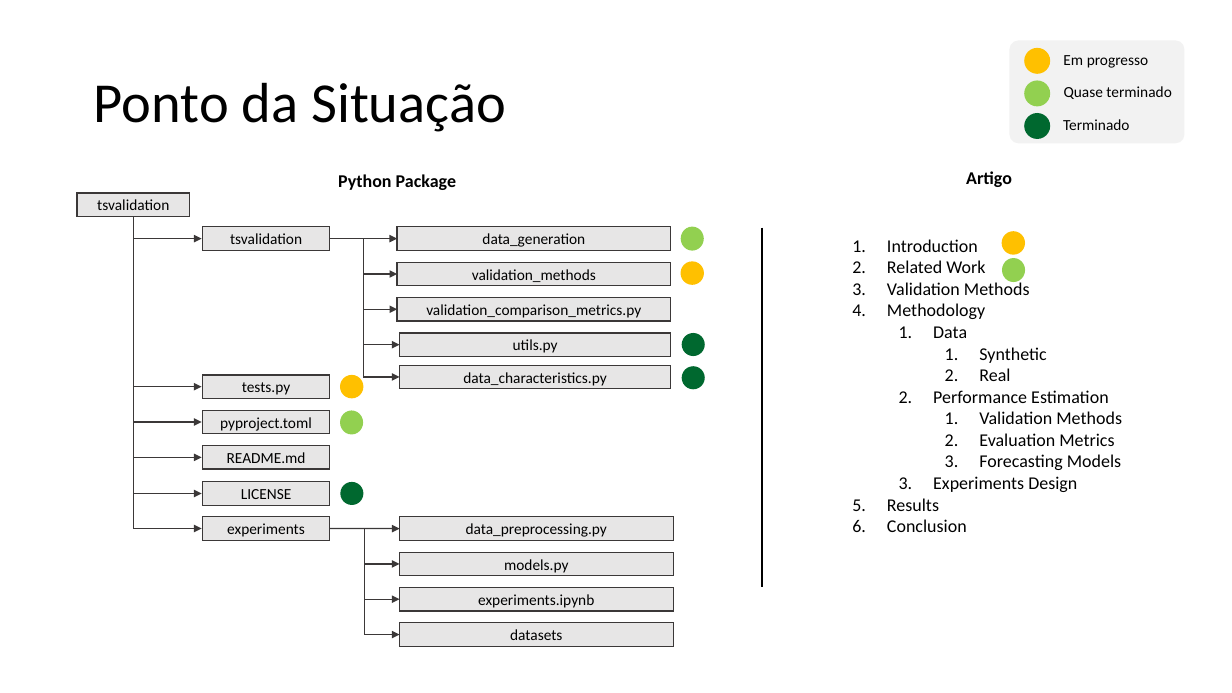
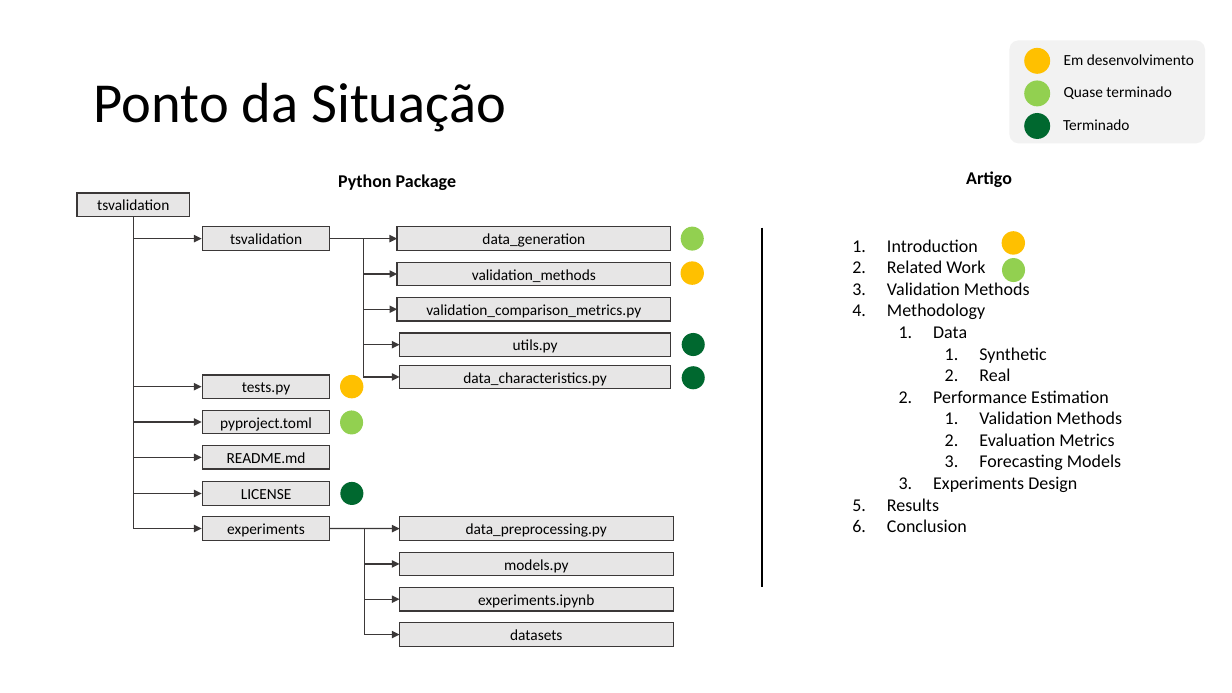
Before and after one commit to MiguelLoureiro98/timecave, a slide deck: slide 28 of papers/.ppt/cvtimeseries.pptx. Drawn at 1232x693 pixels with LibreOffice and Linux fonts; fonts in the diff are those of the drawing. Boxes give left, top, right and bottom in pixels: in the first picture for what was removed or moved away, otherwise in the second. Text is boxed around its words. In the diff, an @@ line names an element or a change of style, - is before the commit and + after.

```diff
--- a/papers/.ppt/cvtimeseries.pptx
+++ b/papers/.ppt/cvtimeseries.pptx
@@ rounded rectangle: place and size @@
-rounded rectangle at box(1009, 41, 1184, 143)
+rounded rectangle at box(1009, 41, 1205, 143)
@@ text at box(1064, 54, 1194, 65): text changed @@
-Em progresso
+Em desenvolvimento
```
Also in this commit, not shown: 9 other slides changed.
